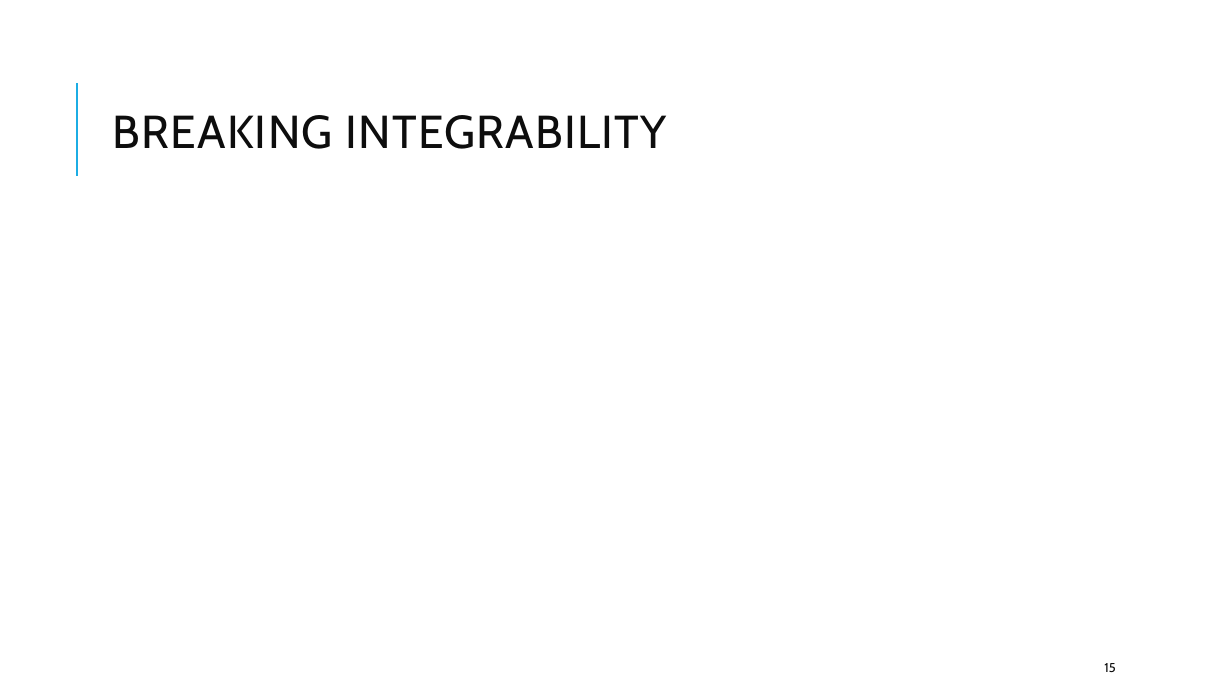
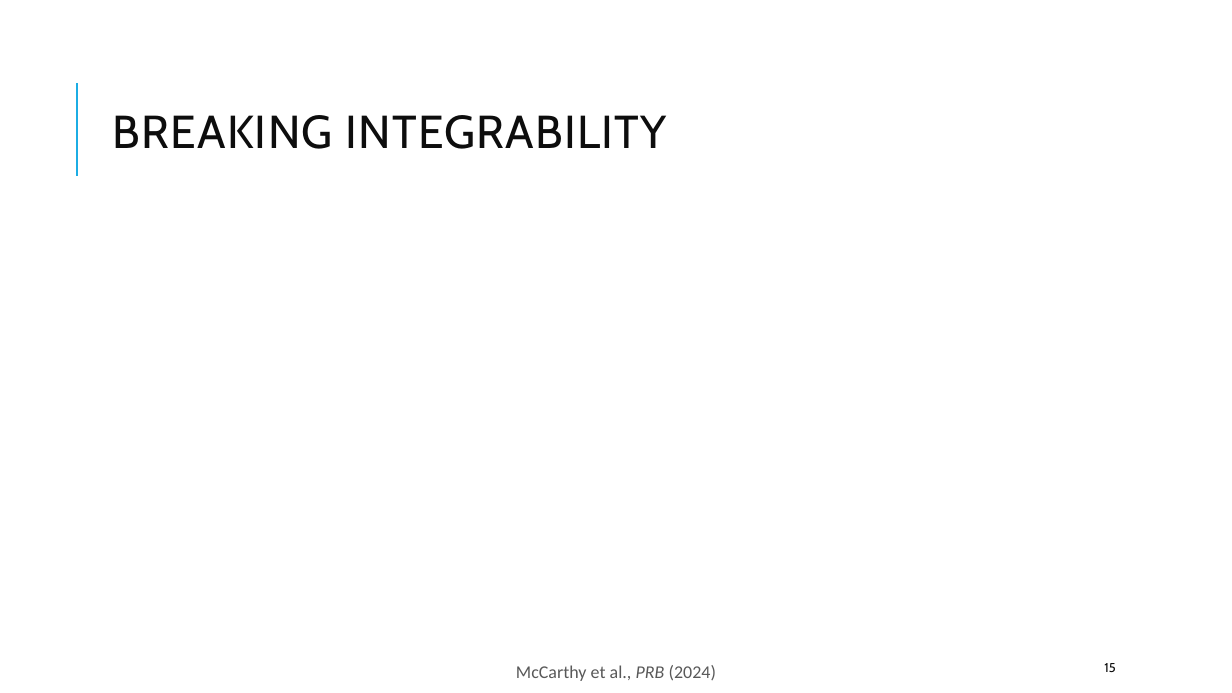
Before and after one commit to kwang0/KPZ-Project, a slide deck: slide 15 of Qualifying Exam Presentation.pptx. Drawn at 1232x693 pixels with LibreOffice and Linux fonts; fonts in the diff are those of the drawing; grey boxes stand for pictures. Boxes give left, top, right and bottom in pixels: in the first picture for what was removed or moved away, otherwise in the second. Text is boxed around its words. In the diff, an @@ line names an element or a change of style, - is before the commit and + after.

```diff
--- a/Qualifying Exam Presentation.pptx
+++ b/Qualifying Exam Presentation.pptx
@@ text added at (x1=516, y1=665, x2=716, y2=681), 14 pt, text #595959 @@
+McCarthy et al., PRB (2024)
```
Also in this commit, not shown: 1 other slide changed.
